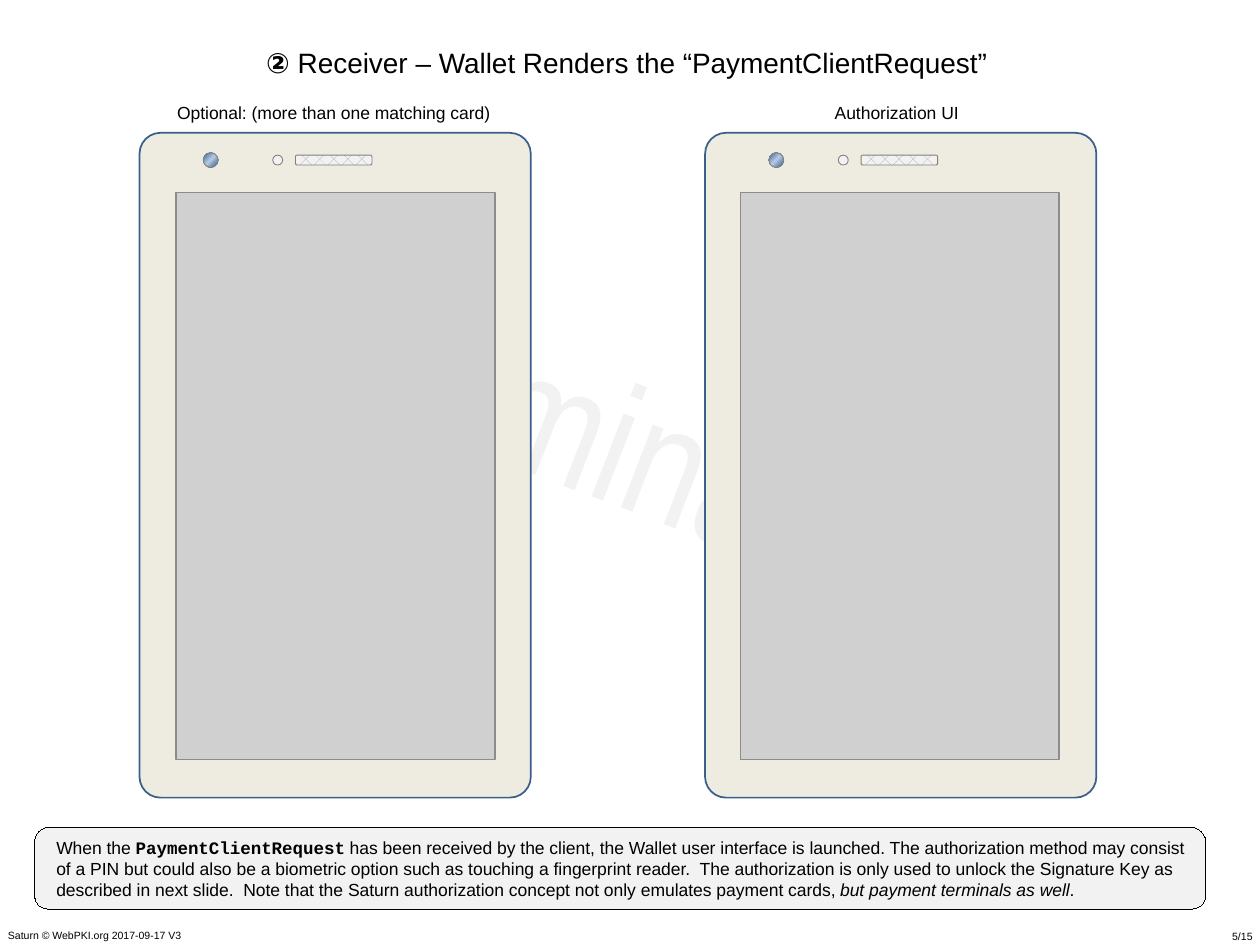
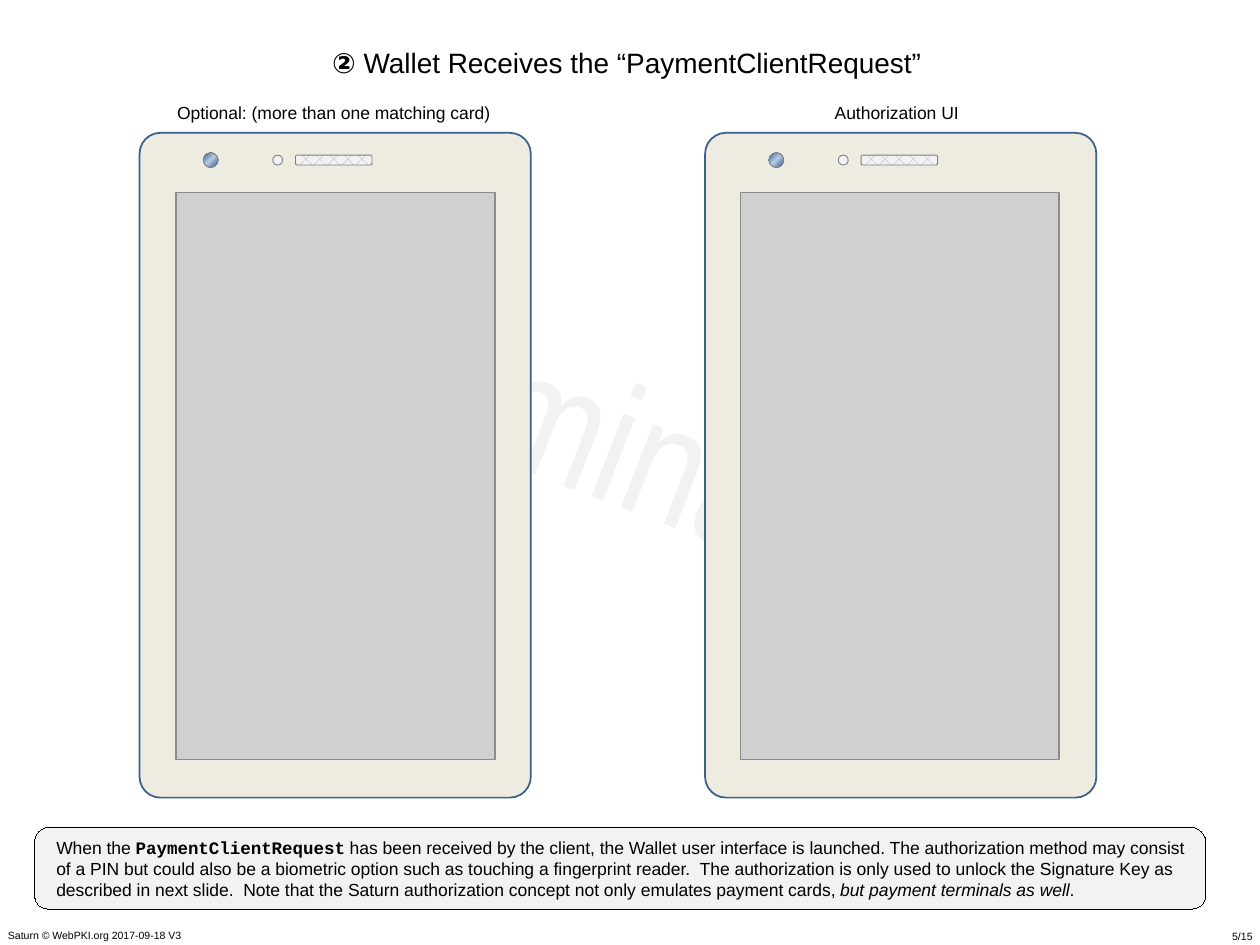
Before and after one commit to cyberphone/doc, a slide deck: slide 5 of saturn/saturn-v3-presentation.pptx. Drawn at 1260x945 pixels with LibreOffice and Linux fonts; fonts in the diff are those of the drawing; grey boxes stand for pictures. Boxes give left, top, right and bottom in pixels: in the first picture for what was removed or moved away, otherwise in the second. Text is boxed around its words. In the diff, an @@ line names an element or a change of style, - is before the commit and + after.

```diff
--- a/saturn/saturn-v3-presentation.pptx
+++ b/saturn/saturn-v3-presentation.pptx
@@ text at (x1=332, y1=52, x2=921, y2=78): text changed @@
-② Receiver – Wallet Renders the “PaymentClientRequest”
+② Wallet Receives the “PaymentClientRequest”
@@ text at (x1=8, y1=931, x2=181, y2=941): text changed @@
-Saturn © WebPKI.org 2017-09-17 V3
+Saturn © WebPKI.org 2017-09-18 V3
```
Also in this commit, not shown: 14 other slides changed, 3 other files.
